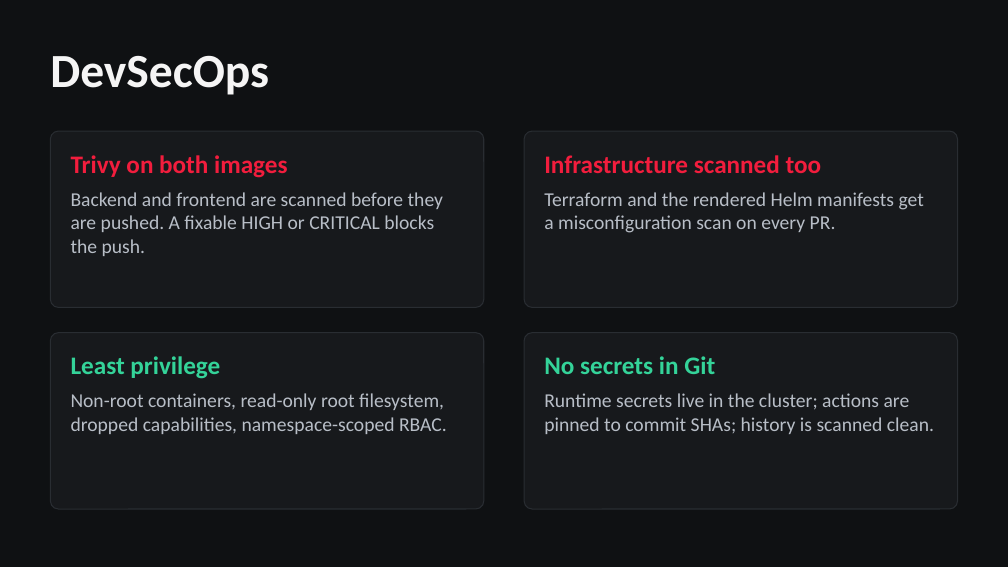
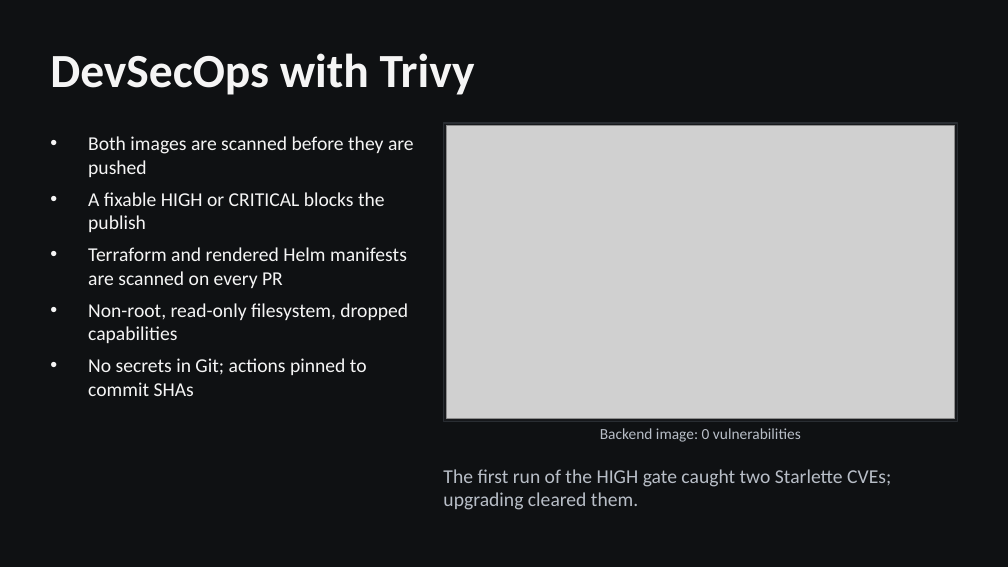
Before and after one commit to Avishkar74/StudAura, a slide deck: slide 7 of demo/StudAura-presentation.pptx (slide 6 before the commit). Drawn at 1008x567 pixels with LibreOffice and Linux fonts; fonts in the diff are those of the drawing; grey boxes stand for pictures. Boxes give left, top, right and bottom in pixels: in the first picture for what was removed or moved away, otherwise in the second. Text is boxed around its words. In the diff, an @@ line names an element or a change of style, - is before the commit and + after.

Commit message:
docs: grid evidence in the README, submission guide, deck with screenshots (#44)
All screenshots, clickable grids in the README, a module-by-module submission guide and a 14-slide deck that uses the screenshots; resource counts corrected to 35.

```diff
--- a/demo/StudAura-presentation.pptx
+++ b/demo/StudAura-presentation.pptx
@@ text at bbox=[50, 53, 475, 95]: text changed @@
-DevSecOps
+DevSecOps with Trivy
@@ rounded rectangle removed at bbox=[50, 131, 484, 307] @@
@@ text added at bbox=[88, 136, 414, 396], 14 pt, text #F5F5F5 @@
+• Both images are scanned before they are pushed
+• A fixable HIGH or CRITICAL blocks the publish
+• Terraform and rendered Helm manifests are scanned on every PR
+• Non-root, read-only filesystem, dropped capabilities
+• No secrets in Git; actions pinned to commit SHAs
@@ rectangle added at bbox=[444, 123, 958, 421], fill #17191C, outline #292D32 1 pt @@
@@ picture added at bbox=[447, 126, 955, 418] @@
@@ rounded rectangle removed at bbox=[524, 131, 958, 307] @@
@@ text removed at bbox=[71, 155, 287, 178] @@
-Trivy on both images
@@ text removed at bbox=[544, 155, 822, 173] @@
-Infrastructure scanned too
@@ text removed at bbox=[71, 192, 443, 256] @@
-Backend and frontend are scanned before they are pushed. A fixable HIGH or CRITICAL blocks the push.
@@ text removed at bbox=[544, 192, 924, 233] @@
-Terraform and the rendered Helm manifests get a misconfiguration scan on every PR.
@@ rounded rectangle removed at bbox=[50, 333, 484, 509] @@
@@ text removed at bbox=[71, 356, 220, 379] @@
-Least privilege
@@ rounded rectangle removed at bbox=[524, 333, 958, 509] @@
@@ text removed at bbox=[544, 356, 715, 374] @@
-No secrets in Git
@@ text removed at bbox=[71, 393, 447, 434] @@
-Non-root containers, read-only root filesystem, dropped capabilities, namespace-scoped RBAC.
@@ text removed at bbox=[544, 393, 934, 434] @@
-Runtime secrets live in the cluster; actions are pinned to commit SHAs; history is scanned clean.
@@ text added at bbox=[600, 428, 801, 442], 11 pt, text #B8BEC7 @@
+Backend image: 0 vulnerabilities
@@ text added at bbox=[443, 469, 891, 510], 14 pt, text #B8BEC7 @@
+The first run of the HIGH gate caught two Starlette CVEs; upgrading cleared them.
```
Also in this commit, not shown: 7 other slides changed, 4 slides added, 2 slides removed, 29 other files.
